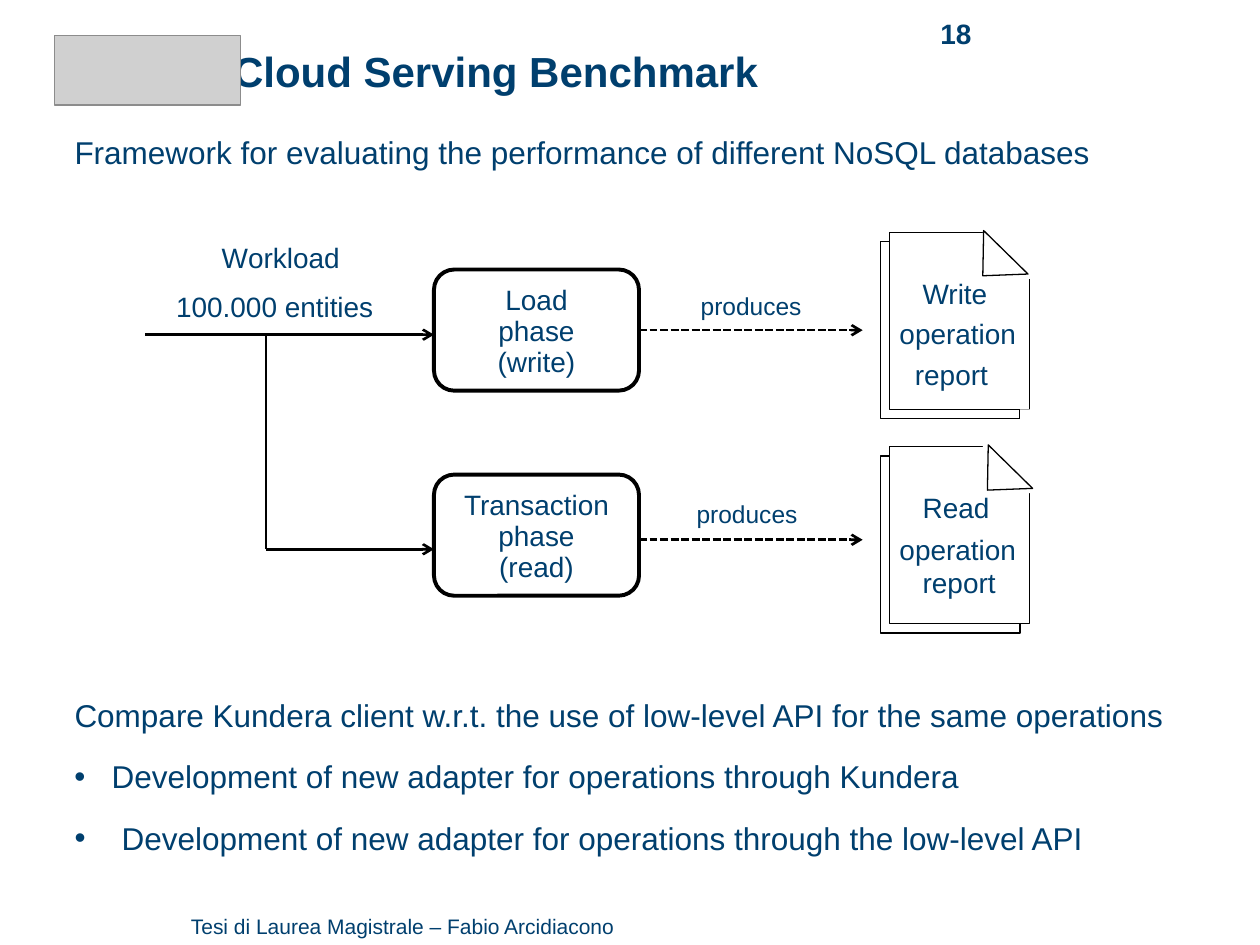
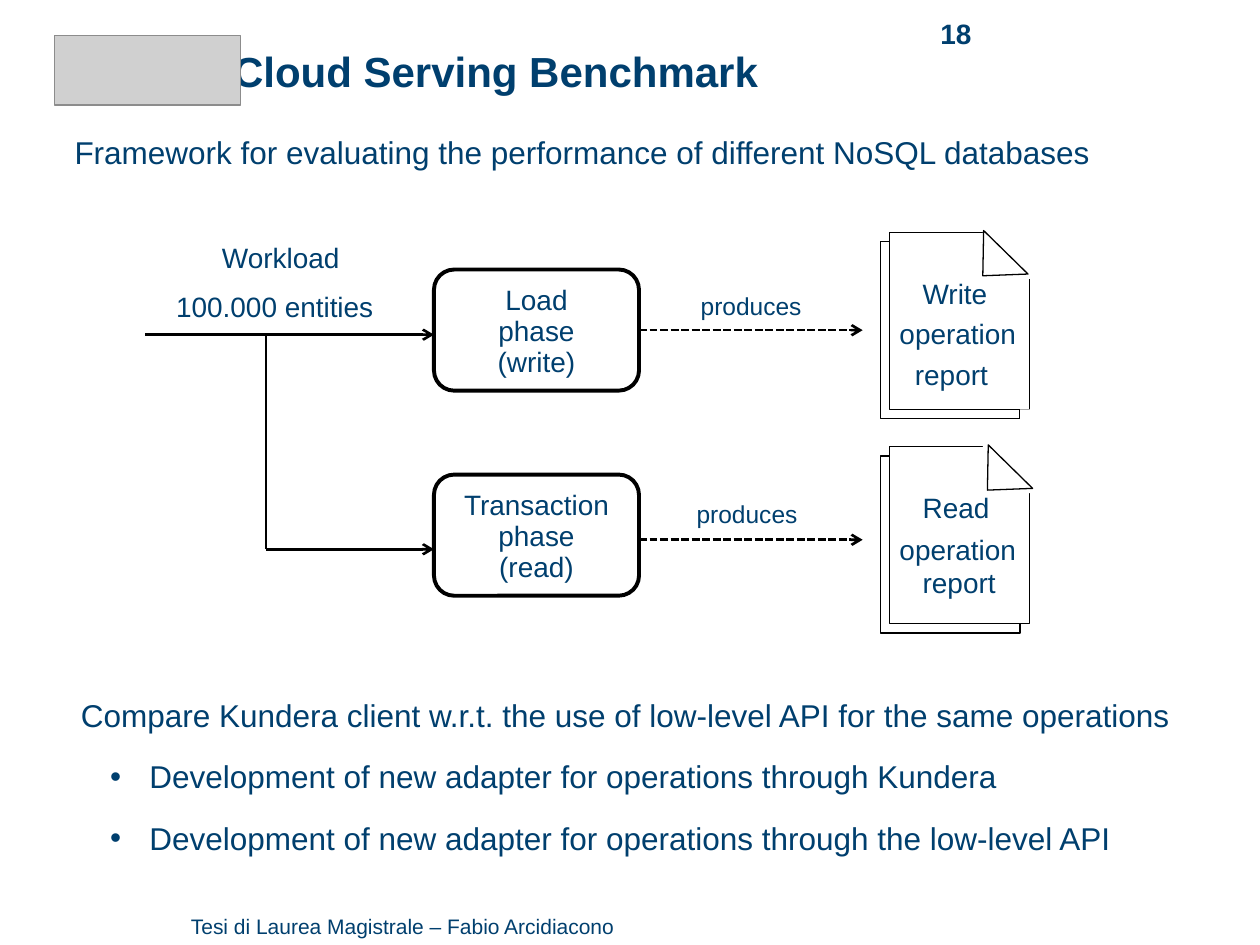
Before and after one commit to arci/thesis, a slide deck: slide 18 of presentation/ThesisPresentation.pptx. Drawn at 1260x945 pixels with LibreOffice and Linux fonts; fonts in the diff are those of the drawing; grey boxes stand for pictures; background and template pictures are left out. Boxes give left, top, right and bottom in pixels: in the first picture for what was removed or moved away, otherwise in the second. Text is boxed around its words. In the diff, an @@ line names an element or a change of style, - is before the commit and + after.

```diff
--- a/presentation/ThesisPresentation.pptx
+++ b/presentation/ThesisPresentation.pptx
@@ text at [149,765,1110,856]: list level 1 to 2 in "Development of new adapter for ..." @@
```
Also in this commit, not shown: 13 other slides changed, 2 other files.
